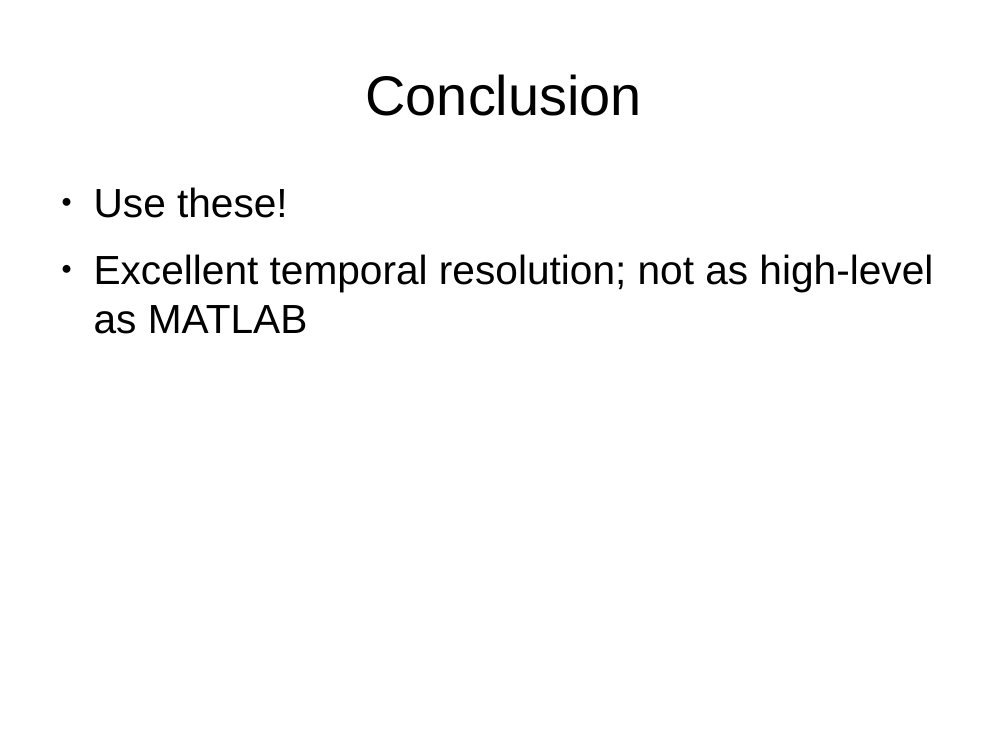
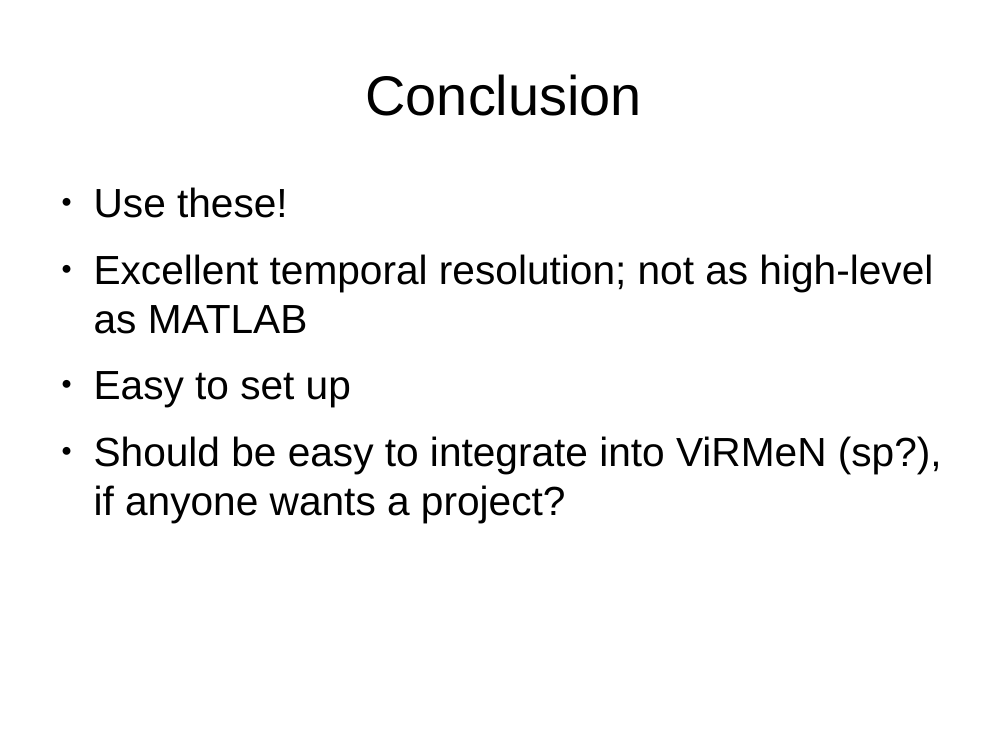
Before and after one commit to mfromano/micro-control, a slide deck: slide 11 of Schematics/figures_for_presentation_friday.odp (slide 6 before the commit). Drawn at 1008x756 pixels with LibreOffice and Linux fonts; fonts in the diff are those of the drawing. Boxes give left, top, right and bottom in pixels: in the first picture for what was removed or moved away, otherwise in the second. Text is boxed around its words. In the diff, an @@ line names an element or a change of style, - is before the commit and + after.

```diff
--- a/Schematics/figures_for_presentation_friday.odp
+++ b/Schematics/figures_for_presentation_friday.odp
@@ text at bbox=[94, 371, 942, 523]: paragraphs added @@
+● Easy to set up
+● Should be easy to integrate into ViRMeN (sp?), if anyone wants a project?
```
Also in this commit, not shown: 4 other slides changed, 6 slides added, 1 slide removed, 4 other files.
